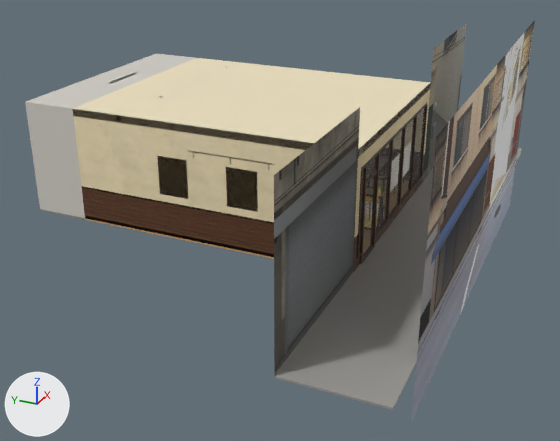
Renders of the glTF model assets/models/env/second_ai/l118_omu.glb from each side of a commit.
Both versions are drawn from a 50 mm camera at (-19.32, -9.26, 9.07) aimed at (-0.7, -0.88, -0.24). Lighting does not change. The marker at lower left points along +X, +Y and +Z. The picture after the commit comes second. Where no turn or scale is listed for an object, it has been applied to the vertices. Vertices at exactly the same position are counted once.

Names of what the first picture shows: 'CEIL_fix', 'WALL_E_nb_view', 'WALL_N_kceil', 'WALL_N_kitchen', 'WALL_N_stall', 'WALL_S_glass', 'WALL_S_view', 'WALL_S_wain', 'WALL_S_wall', 'WALL_W_nb_view', 'WALL_W_trim', 'WALL_W_wain', 'WALL_W_wall', 'l118_omu_ceiling', 'l118_omu_props' and 2 more.
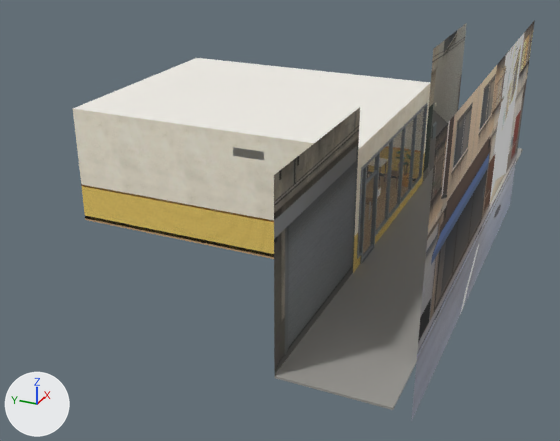
Pixel boxes (x1, y1, x2, y2) of what changed, in the pictures (560 x 441 px; the box of a moved part takes in the faces that stretch with it):
'l118_omu_ceiling', recoloured (beige to white): (73, 58, 430, 149) in both
'WALL_W_wall', surface changed: (73, 109, 313, 222) in both
'WALL_W_wain', surface changed (brown to yellow): (82, 188, 274, 256) in both
'WALL_N_kitchen', deleted: before (25, 73, 135, 220)
'WALL_N_kceil', deleted: before (26, 54, 195, 109)
'WALL_S_wall', surface changed: (354, 86, 430, 236) in both
'CEIL_fix', deleted (mostly hidden): before (73, 83, 431, 157)
'WALL_S_wain', surface changed: (353, 154, 425, 273) in both
'WALL_N_stall', deleted (mostly hidden): before (160, 67, 225, 98)
part 1 of me_l118_omu_props, reshaped (mostly hidden): after (233, 147, 264, 160)
part 2 of me_wall_w_trim, deleted (brown): before (157, 150, 274, 212)
part 3 of me_wall_w_trim, moved or reshaped: before (82, 186, 274, 224); after (83, 185, 274, 222)

Diff of the bpy script that builds the scene:
```diff
--- a/assets/models/env/second_ai/l118_omu.glb.py
+++ b/assets/models/env/second_ai/l118_omu.glb.py
@@ mat_l118_omu_ceiling @@
 mat_l118_omu_ceiling = principled_material('l118_omu_ceiling')
-mat_l118_omu_ceiling.base_color = (0.839, 0.738, 0.521)  # beige #ecdfbf
+mat_l118_omu_ceiling.base_color = (0.888, 0.863, 0.807)  # white #f2efe8
 mat_l118_omu_ceiling.roughness = 0.9
@@ mat_l118_omu_wain @@
 n2 = _N.new('ShaderNodeTexImage'); n2.name = 'Image Texture'
-n2.image = img_dark_wood_diff_1k_s1_g1_5c3a25_c0
+n2.image = img_long_white_tiles_diff_1k_s1_g1_f0cf6a_c0
 n3 = _N.new('ShaderNodeNormalMap'); n3.name = 'Normal Map'
@@ mat_l118_omu_wain @@
 n4 = _N.new('ShaderNodeTexImage'); n4.name = 'Image Texture.001'
-n4.image = img_dark_wood_nor_gl_1k
+n4.image = img_long_white_tiles_nor_gl_1k
 _L.new(n0.outputs[0], n1.inputs[0])  # 'BSDF' to 'Surface'
@@ mat_l118_omu_wall @@
 n2 = _N.new('ShaderNodeTexImage'); n2.name = 'Image Texture'
-n2.image = img_white_plaster_02_diff_1k_s1_g1_f2e1b9_c0
+n2.image = img_white_plaster_02_diff_1k_s1_g1_fbf3df_c0
 n3 = _N.new('ShaderNodeNormalMap'); n3.name = 'Normal Map'
@@ me_l118_omu_props @@
-me_l118_omu_props.from_pydata(...)  # 5521 vertices, 8746 faces; spans x -7.9..7.9, y -6.4..4.0, z -0.1..1.5
+me_l118_omu_props.from_pydata(...)  # 4167 vertices, 7524 faces; spans x -7.9..7.9, y -6.4..3.8, z -0.1..3.2
+# me_l118_omu_props part 1: 31 vertices moved within x -3.0..3.0, y -3.5..3.7, z 0.0..1.0; 287 vertices removed from x -3.1..3.3, y -3.7..4.0, z 0.0..1.1; 3202 vertices added at x -3.3..3.2, y -3.8..3.8, z 0.0..3.2
+# other edits to the shape of me_l118_omu_props do not show in these pictures
 me_l118_omu_props.materials.append(mat_l118_omu_vc)
@@ me_wall_w_trim @@
-me_wall_w_trim.from_pydata(...)  # 462 vertices, 508 faces; spans x -3.34..-2.95, y -4.0..4.0, z 0.0..2.9
+me_wall_w_trim.from_pydata(...)  # 16 vertices, 24 faces; spans x -3.3..-3.29, y -4.0..4.0, z 0.0..1.03
+# me_wall_w_trim part 2: 74 loose pieces with 446 vertices, spanning x -3.34..-2.95, y -3.55..1.43, z 1.18..2.9, are deleted
+# me_wall_w_trim part 3
+# 2 vertices are removed from x -3.3..-3.29, y -4.0..4.0, z 0.93
+# 12 faces are deleted
+# 2 vertices move from x -3.3..-3.29, y -4.0..4.0, z 0.93 to x -3.3..-3.29, y -4.0..4.0, z 1.03
+# 2 vertices are added at (-3.3, 4.0, 1.03), (-3.29, -4.0, 1.03)
+# 12 new faces join them
 me_wall_w_trim.materials.append(mat_l118_omu_vc)
@@ ob_ceil_fix @@
-ob_ceil_fix = bpy.data.objects.new('CEIL_fix', me_ceil_fix)
@@ ob_wall_n_kceil @@
-ob_wall_n_kceil = bpy.data.objects.new('WALL_N_kceil', me_wall_n_kceil)
@@ ob_wall_n_kitchen @@
-ob_wall_n_kitchen = bpy.data.objects.new('WALL_N_kitchen', me_wall_n_kitchen)
@@ ob_wall_n_stall @@
-ob_wall_n_stall = bpy.data.objects.new('WALL_N_stall', me_wall_n_stall)
```
